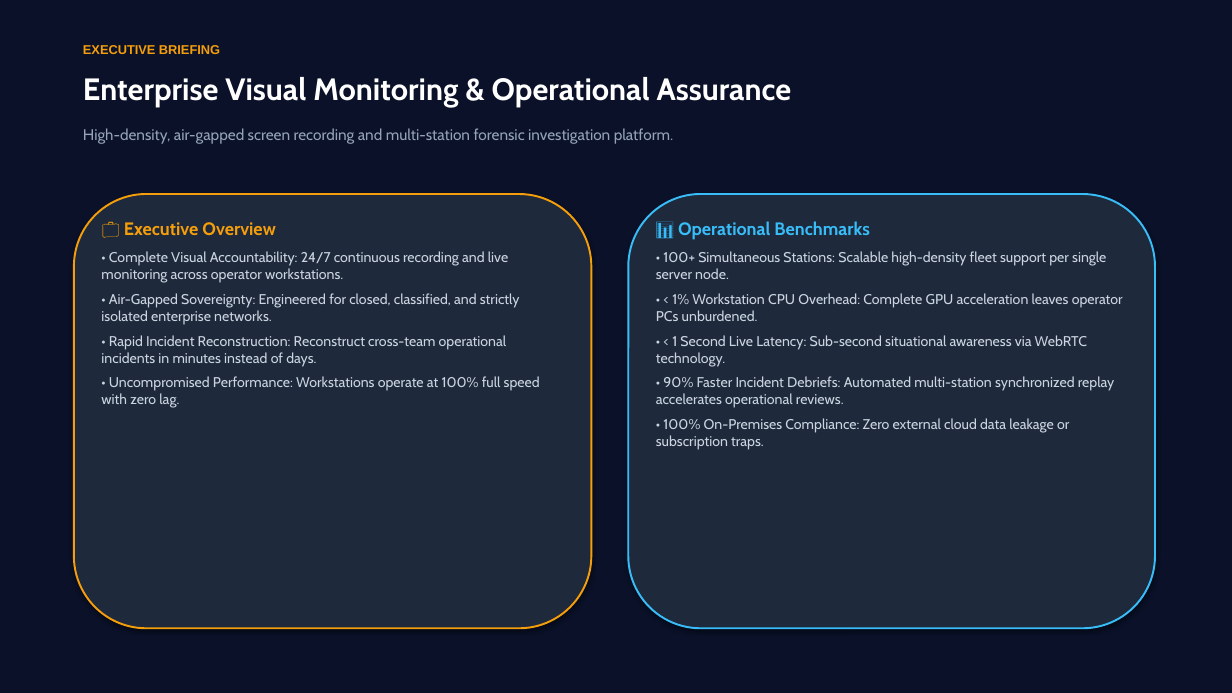
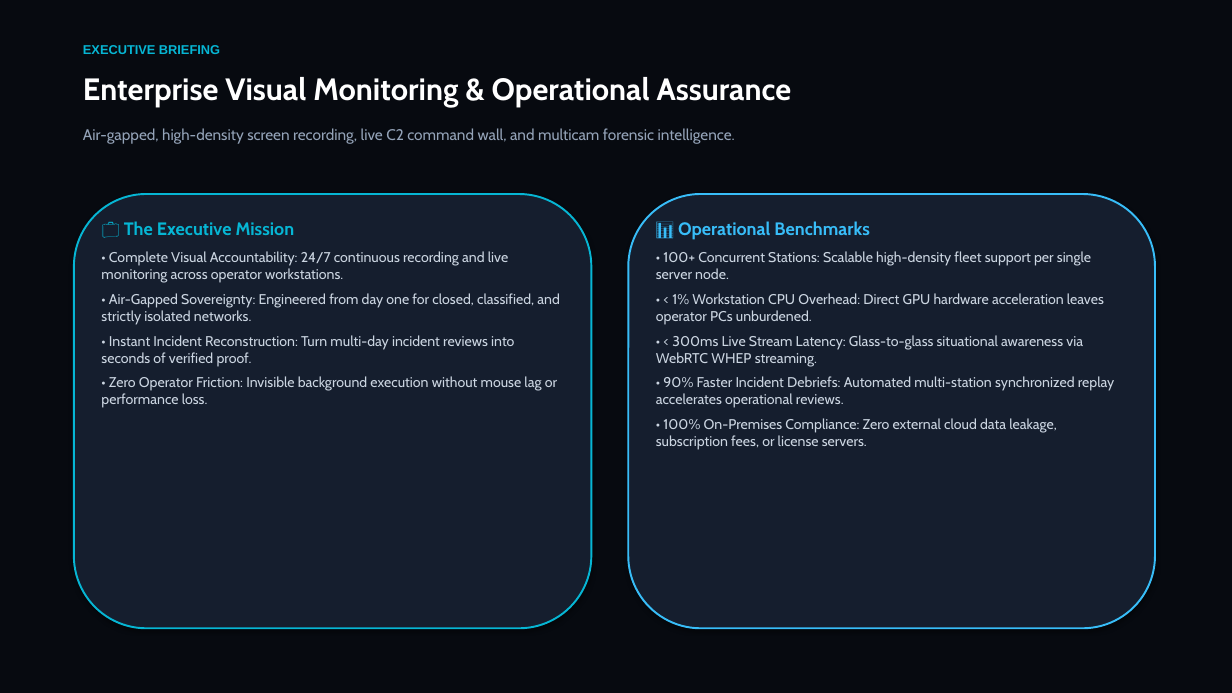
Before and after one commit to shalevohad/Screen-recorder, a slide deck: slide 1 of Presentations/ITB_SCREEN_RECORDER_Executive_Management.pptx. Drawn at 1232x693 pixels with LibreOffice and Linux fonts; fonts in the diff are those of the drawing. Boxes give left, top, right and bottom in pixels: in the first picture for what was removed or moved away, otherwise in the second. Text is boxed around its words. In the diff, an @@ line names an element or a change of style, - is before the commit and + after.

Commit message:
feat(multi-monitor): fix multi-display streaming, Extractor GC process leaks, directory browser and executive presentation

```diff
--- a/Presentations/ITB_SCREEN_RECORDER_Executive_Management.pptx
+++ b/Presentations/ITB_SCREEN_RECORDER_Executive_Management.pptx
@@ rectangle at bbox=[0, 0, 1232, 693]: fill #0A1128 to #070A10 @@
@@ text "EXECUTIVE BRIEFING" at bbox=[83, 45, 220, 54]: text colour #F59E0B to #06B6D4 @@
@@ text at bbox=[83, 128, 735, 144]: text changed @@
-High-density, air-gapped screen recording and multi-station forensic investigation platform.
+Air-gapped, high-density screen recording, live C2 command wall, and multicam forensic intelligence.
@@ rounded rectangle at bbox=[74, 194, 592, 628]: fill #1E293B to #151E2E; outline #F59E0B 1.5 pt to #06B6D4 1.5 pt @@
@@ rounded rectangle at bbox=[628, 194, 1155, 628]: fill #1E293B to #151E2E @@
@@ text at bbox=[124, 221, 295, 235]: text changed; text colour #F59E0B to #06B6D4 @@
-💼 Executive Overview
+💼 The Executive Mission
@@ text at bbox=[656, 251, 1104, 367]: text changed @@
-• 100+ Simultaneous Stations: Scalable high-density fleet support per single server node.
-• < 1% Workstation CPU Overhead: Complete GPU acceleration leaves operator PCs unburdened.
-• < 1 Second Live Latency: Sub-second situational awareness via WebRTC technology.
+• 100+ Concurrent Stations: Scalable high-density fleet support per single server node.
+• < 1% Workstation CPU Overhead: Direct GPU hardware acceleration leaves operator PCs unburdened.
+• < 300ms Live Stream Latency: Glass-to-glass situational awareness via WebRTC WHEP streaming.
@@ text at bbox=[101, 293, 560, 408]: text changed @@
-• Air-Gapped Sovereignty: Engineered for closed, classified, and strictly isolated enterprise networks.
-• Rapid Incident Reconstruction: Reconstruct cross-team operational incidents in minutes instead of days.
-• Uncompromised Performance: Workstations operate at 100% full speed with zero lag.
+• Air-Gapped Sovereignty: Engineered from day one for closed, classified, and strictly isolated networks.
+• Instant Incident Reconstruction: Turn multi-day incident reviews into seconds of verified proof.
+• Zero Operator Friction: Invisible background execution without mouse lag or performance loss.
@@ text at bbox=[656, 418, 1057, 450]: text changed @@
-• 100% On-Premises Compliance: Zero external cloud data leakage or subscription traps.
+• 100% On-Premises Compliance: Zero external cloud data leakage, subscription fees, or license servers.
```
Also in this commit, not shown: 8 other slides changed, 4 slides added, 5 slides removed, 46 other files.
